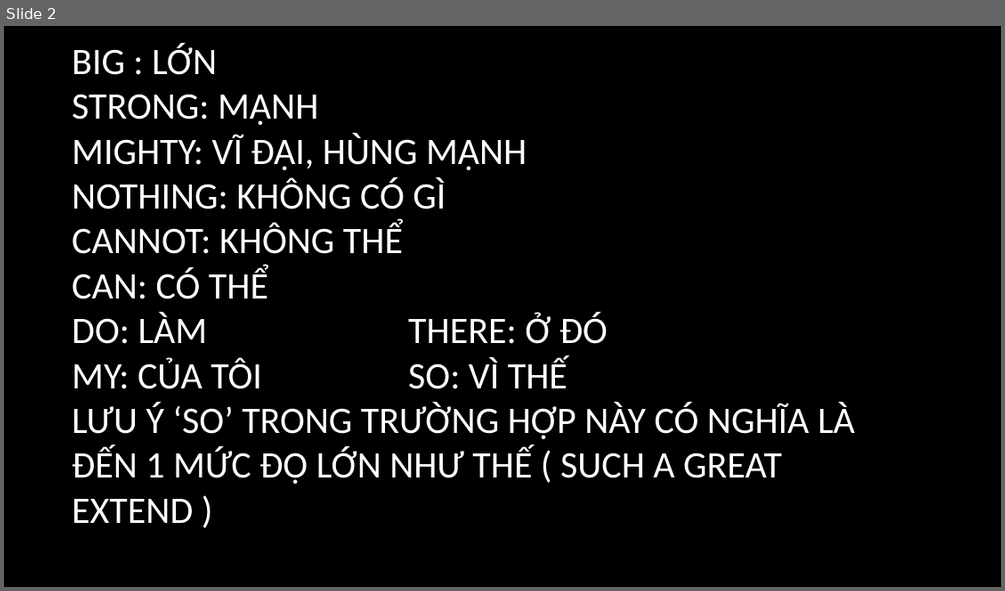
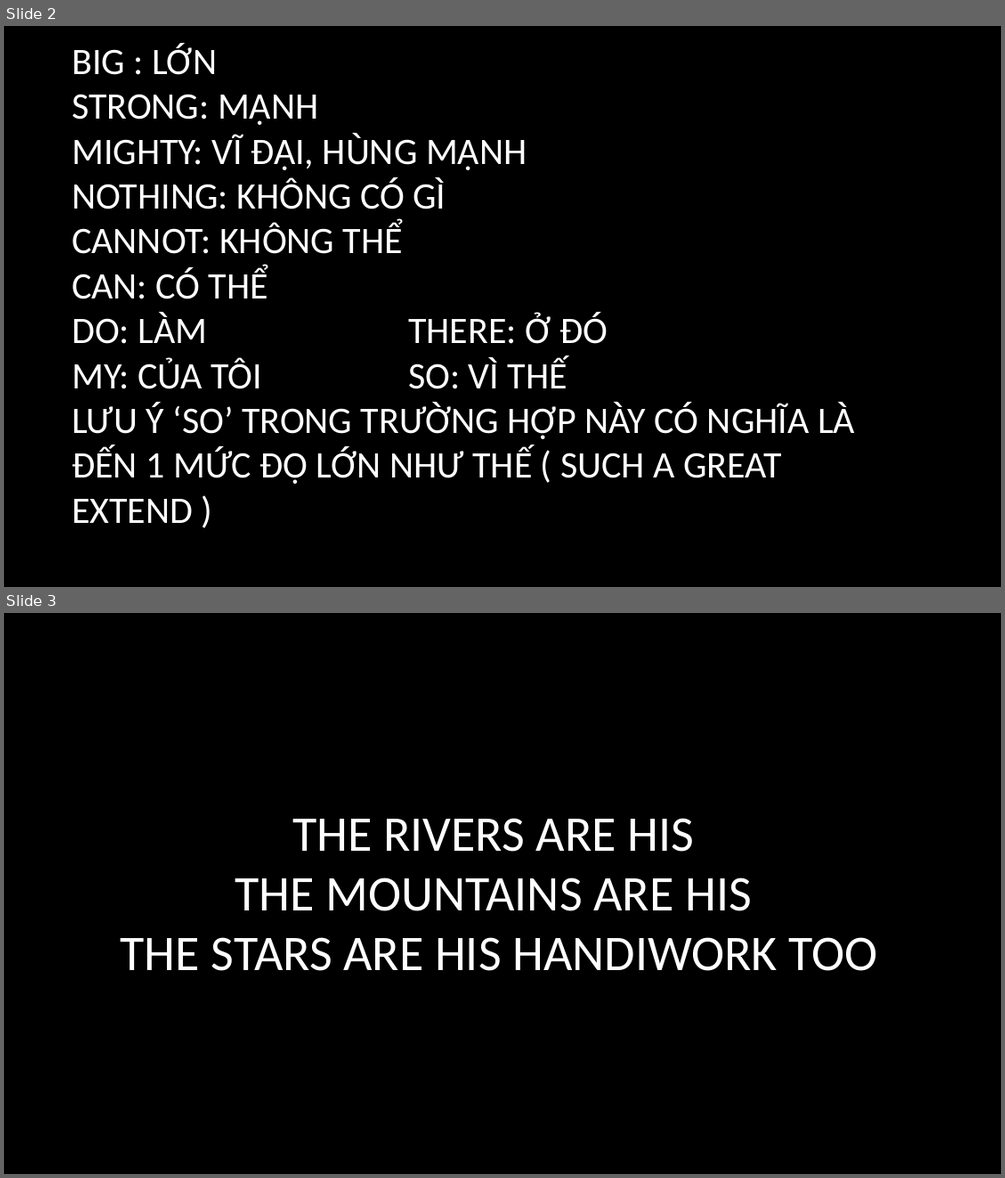
Before and after one commit to batisuoc/free-school-class, a slide deck: english/My God is so big.pptx. Shown one above the other, each under a label of ours: slide 2 before the commit, slides 2 and 3 after it. The pictures are 1005x591 and 1005x1178 pixels, drawn with LibreOffice and Linux fonts; fonts in the diff are those of the drawing; background and template pictures are left out. Boxes give left, top, right and bottom in pixels: in the first picture for what was removed or moved away, otherwise in the second. Text is boxed around its words. In the diff, an @@ line names an element or a change of style, - is before the commit and + after.

```diff
--- a/english/My God is so big.pptx
+++ b/english/My God is so big.pptx
@@ slide 3 added at [4, 613, 1001, 1174], background picture (left out) @@
@@ title added at [121, 818, 878, 971], 48 pt, text #FFFFFF @@
+THE RIVERS ARE HIS
+THE MOUNTAINS ARE HIS
+THE STARS ARE HIS HANDIWORK TOO
```
Also in this commit, not shown: 1 slide changed, 1 other slide added, 1 slide removed.
